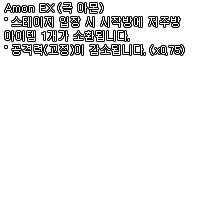
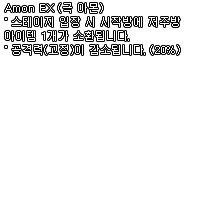
Revision of a layered 200x200 image; what changed, layer by layer:
painted on "Amon EX (극 아몬) ˚ 스테이지 입장 시 시작방에 저주방 아이템 1개가 소환됩니다. ˚ 공격력(고정)이 감" over [155, 45, 184, 55]
